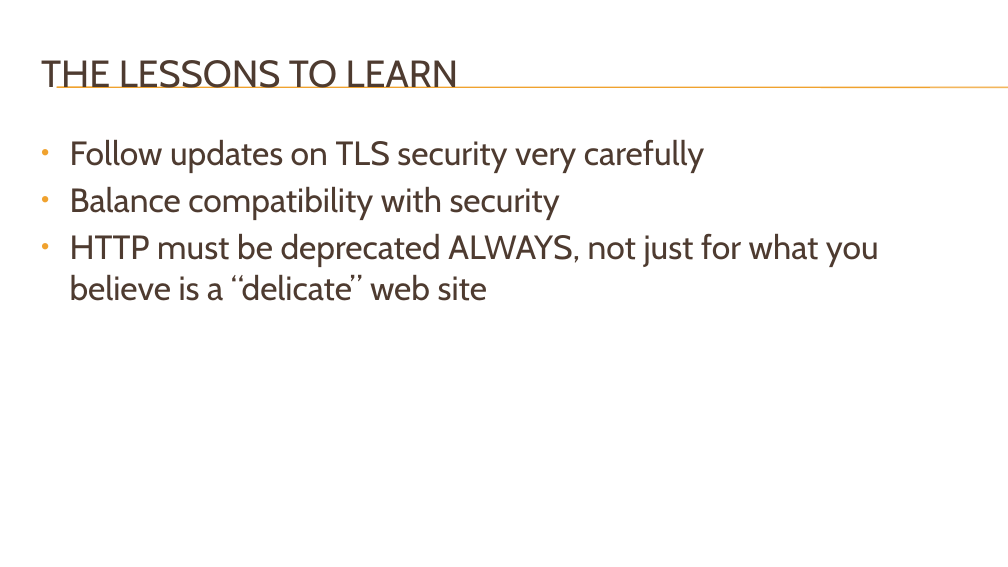
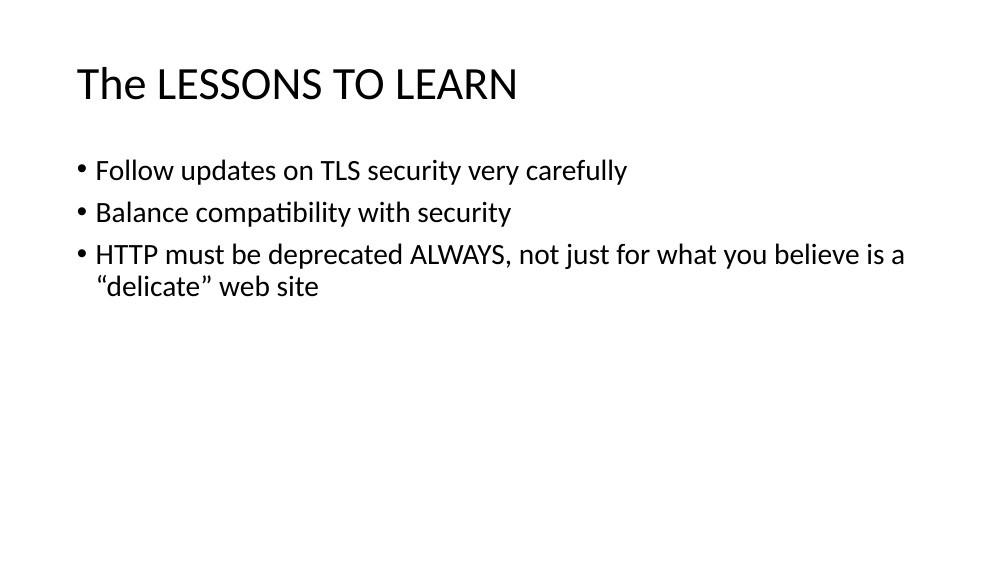
Before and after one commit to DeMaCS-UNICAL/NetworkSecurity, a slide deck: slide 25 of slides/SSL.pptx (slide 22 before the commit). Drawn at 1008x567 pixels with LibreOffice and Linux fonts; fonts in the diff are those of the drawing; background and template pictures are left out. Boxes give left, top, right and bottom in pixels: in the first picture for what was removed or moved away, otherwise in the second. Text is boxed around its words. In the diff, an @@ line names an element or a change of style, - is before the commit and + after.

```diff
--- a/slides/SSL.pptx
+++ b/slides/SSL.pptx
@@ line removed from (57, 87) to (1008, 87) @@
@@ line removed from (57, 88) to (1008, 88) @@
@@ title at (x1=77, y1=67, x2=518, y2=100): text changed; size 36 to 44 pt; font Cabin to Calibri; text colour #4E3B30 to #000000 @@
-THE LESSONS TO LEARN
+The LESSONS TO LEARN
@@ text "Follow updates on TLS security ..." moved from (x1=70, y1=139, x2=879, y2=301) to (x1=96, y1=159, x2=905, y2=297) @@
@@ text "Follow updates on TLS security ..." at (x1=96, y1=159, x2=905, y2=297): size 32 to 28 pt, font Cabin to Calibri, text colour #4E3B30 to #000000; indent changed; line spacing 1 to 0.9; more space between paragraphs @@
```
Also in this commit, not shown: 21 other slides changed, 3 slides added.
